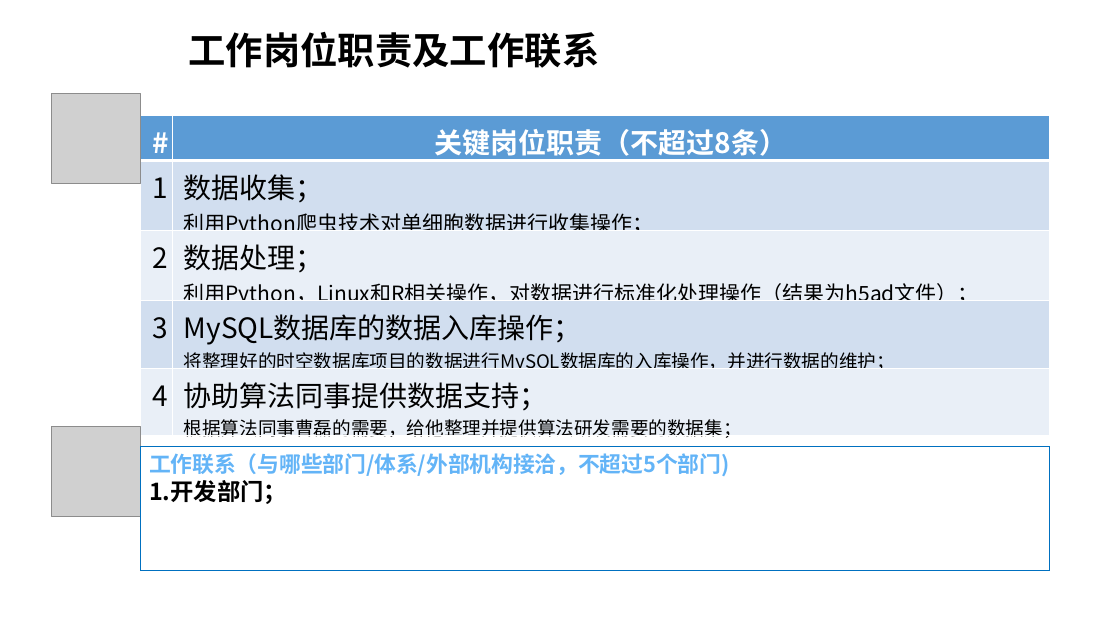
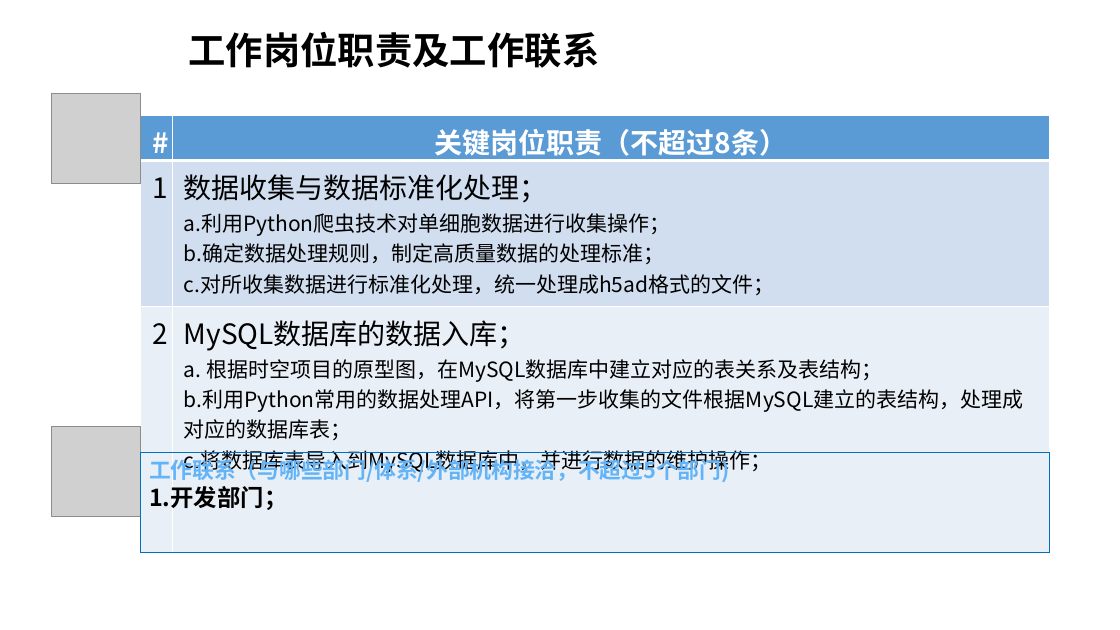
Before and after one commit to duolaxiaoshuai/first_work, a slide deck: slide 3 of Work_documents/罗帅_时空数据库数据整理及入库.pptx. Drawn at 1120x630 pixels with LibreOffice and Linux fonts; fonts in the diff are those of the drawing; grey boxes stand for pictures; background and template pictures are left out. Boxes give left, top, right and bottom in pixels: in the first picture for what was removed or moved away, otherwise in the second. Text is boxed around its words. In the diff, an @@ line names an element or a change of style, - is before the commit and + after.

Commit message:
update ppt

```diff
--- a/Work_documents/罗帅_时空数据库数据整理及入库.pptx
+++ b/Work_documents/罗帅_时空数据库数据整理及入库.pptx
@@ table at (141, 115, 1050, 553) @@
-row 2: 1 | 数据收集； / 利用Python爬虫技术对单细胞数据进行收集操作；
-row 3: 2 | 数据处理； / 利用Python，Linux和R相关操作，对数据进行标准化处理操作（结果为h5ad文件）；
-row 4: 3 | MySQL数据库的数据入库操作； / 将整理好的时空数据库项目的数据进行MySQL数据库的入库操作，并进行数据的维护；
-row 5: 4 | 协助算法同事提供数据支持； / 根据算法同事曹磊的需要，给他整理并提供算法研发需要的数据集；
+row 2: 1 | 数据收集与数据标准化处理； / a.利用Python爬虫技术对单细胞数据进行收集操作； / b.确定数据处理规则，制定高质量数据的处理标准； / c.对所收集数据进行标准化处理，统一处理成h5ad格式的文件；
+row 3: 2 | MySQL数据库的数据入库； / a. 根据时空项目的原型图，在MySQL数据库中建立对应的表关系及表结构； / b.利用Python常用的数据处理API，将第一步收集的文件根据MySQL建立的表结构，处理成对应的数据库表； / c.将数据库表导入到MySQL数据库中，并进行数据的维护操作；
@@ rectangle "工作联系（与哪些部门/体系/外部机构接洽，不超过5个部门)": place and size @@
-rectangle "工作联系（与哪些部门/体系/外部机构接洽，不超过5个部门)" at (141, 447, 1050, 571)
+rectangle "工作联系（与哪些部门/体系/外部机构接洽，不超过5个部门)" at (141, 453, 1050, 553)
```
Also in this commit, not shown: 4 other slides changed, 5 slides added, 5 slides removed.
